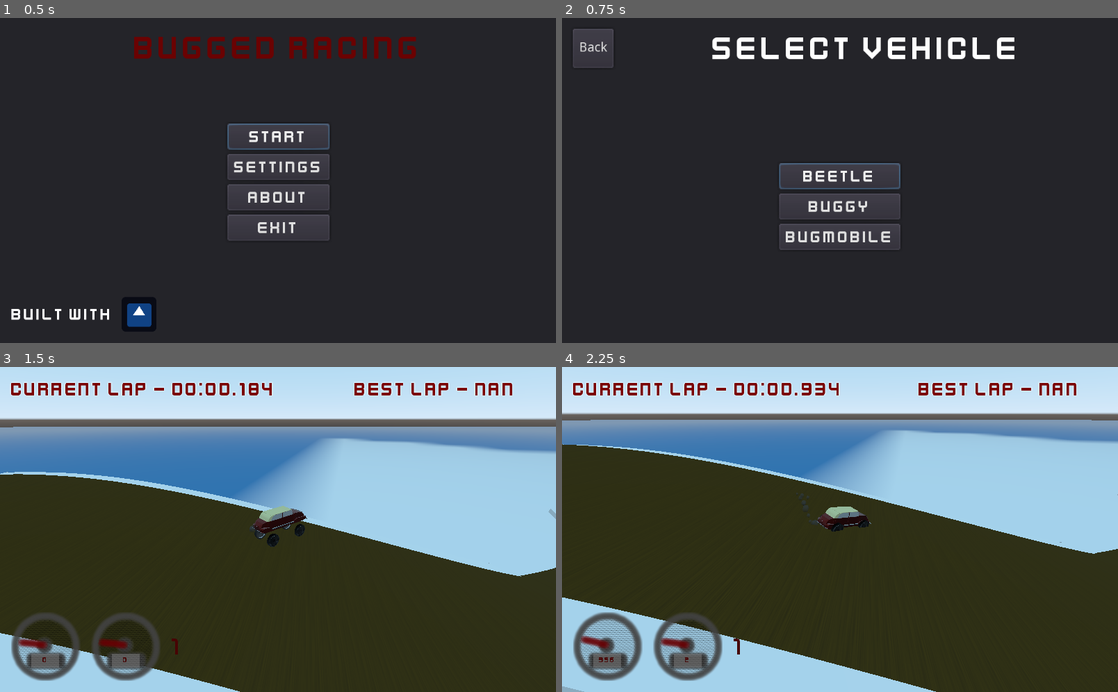
Above: before the commit, frames 1-4 (two rows, left to right).
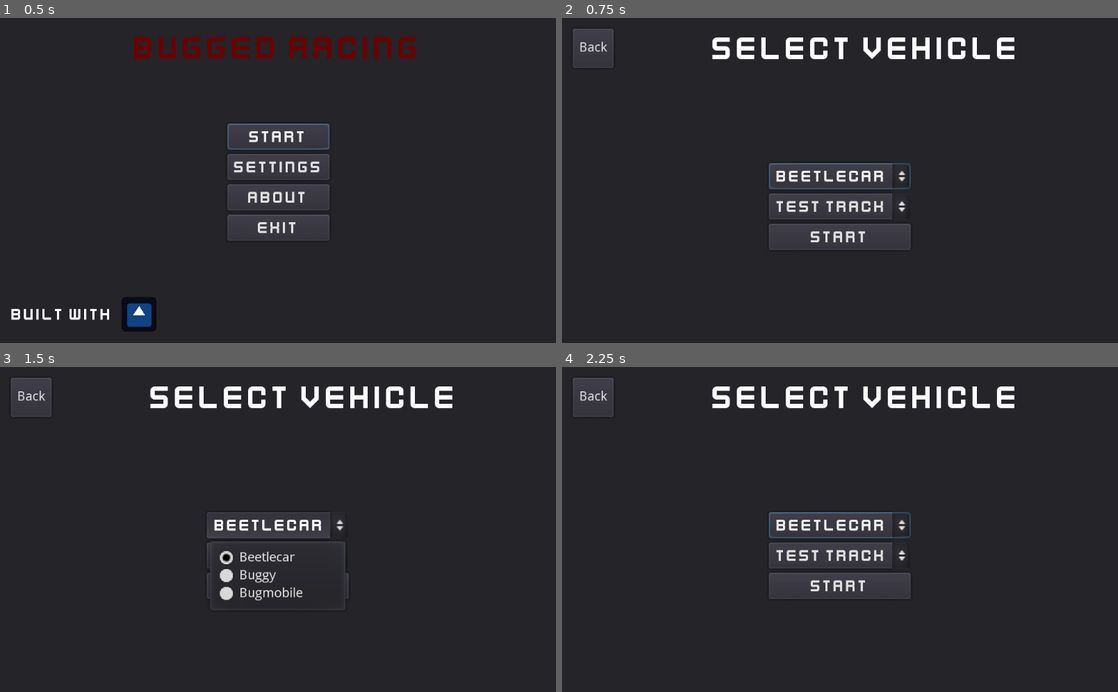
Above: after the commit, the same moments.

Repository: esensar/bugged-racing
Game: Godot game, scene res://scenes/menu/main_menu.tscn
Two runs of this game, one before a commit and one after it. Both use one fixed random seed, a clock stepped at 60 frames per second and the inputs below. The engine's default icon, where the game draws it, is replaced by a stand-in: a white triangle on a blue panel in a dark square.
Inputs (mouse positions are in pixels of both pictures, inside the frame that each line leads up to):
- Up to frame 1 (0.5 s): no input
- Up to frame 2 (0.75 s): click "Start" at 0.5 s
- Up to frame 3 (1.5 s): click (278, 526) at 1.25 s, where only the run before the commit has a clickable "Beetle"
- Up to frame 4 (2.25 s): click (840, 526) at 2 s, where only the run after the commit has a clickable "Beetlecar"

Frame 1 is identical in both runs. In frame 2, 1.7% of the frame differs, in the area x 37-63%, y 44-72%; in frame 3, 57%, in the area x 0-100%, y 0-100%; in frame 4, 55%.

Commit message:
Add vehicle and track selection menu to start menu

Diff:
--- a/scenes/menu/pause_menu.gd
+++ b/scenes/menu/pause_menu.gd
@@ -1,7 +1,5 @@
 extends PopupDialog
 
-func _ready() -> void:
-	$MarginContainer/VSplitContainer/VBoxContainer/ContinueButton.grab_focus()
 
 func _process(_delta: float) -> void:
 	if Input.is_action_just_pressed("ui_cancel"):
@@ -12,9 +10,11 @@
 			show()
 			get_tree().paused = true
 
+
 func _on_ContinueButton_pressed():
 	hide()
 	get_tree().paused = false
+
 
 func _on_ExitButton_pressed():
 	get_tree().paused = false
--- a/scenes/menu/start_menu.gd
+++ b/scenes/menu/start_menu.gd
@@ -6,26 +6,38 @@
 const test_scene = preload("res://scenes/test_level.tscn")
 const gui_scene = preload("res://player/gui.tscn")
 
+onready var vehicle_selector = $MarginContainer/VSplitContainer/CenterContainer/VBoxContainer/VehicleSelector
+onready var track_selector = $MarginContainer/VSplitContainer/CenterContainer/VBoxContainer/TrackSelector
+
+var vehicles = [beetle, buggy, bugmobile]
+var tracks = [test_scene]
+
 func _ready() -> void:
-	$MarginContainer/VSplitContainer/CenterContainer/VBoxContainer/BeetleButton.grab_focus()
+	vehicle_selector.grab_focus()
+	vehicle_selector.add_item("Beetlecar")
+	vehicle_selector.add_item("Buggy")
+	vehicle_selector.add_item("Bugmobile")
 
-func _on_BuggyButton_pressed() -> void:
-	_start_with_vehicle(buggy.instance())
+	track_selector.add_item("Test track")
 
-func _on_BeetleButton_pressed() -> void:
-	_start_with_vehicle(beetle.instance())
+func _on_StartButton_pressed() -> void:
+	print(vehicle_selector.get_selected_id())
+	print(track_selector.get_selected_id())
+	if vehicle_selector.get_selected_id() < 0:
+		return
+	if track_selector.get_selected_id() < 0:
+		return
+	var vehicle = vehicles[vehicle_selector.get_selected_id()]
+	var track = tracks[track_selector.get_selected_id()]
+	_start_track_with_vehicle(track.instance(), vehicle.instance())
 
-func _on_BugmobileButton_pressed() -> void:
-	_start_with_vehicle(bugmobile.instance())
-
-func _start_with_vehicle(vehicle: Node) -> void:
+func _start_track_with_vehicle(track: Node, vehicle: Node) -> void:
 	var gui = gui_scene.instance()
-	var scene = test_scene.instance()
 	vehicle.connect("speed_updated", gui, "update_speed")
 	vehicle.connect("rpm_updated", gui, "update_rpm")
 	vehicle.connect("gear_updated", gui, "update_gear")
-	scene.call_deferred("spawn_player", vehicle, gui)
-	get_tree().root.call_deferred("add_child", scene)
+	track.call_deferred("spawn_player", vehicle, gui)
+	get_tree().root.call_deferred("add_child", track)
 	queue_free()
 
 func _on_BackButton_pressed() -> void:
--- a/scenes/menu/start_menu.tscn
+++ b/scenes/menu/start_menu.tscn
@@ -26,6 +26,9 @@
 margin_top = 20.0
 margin_right = -20.0
 margin_bottom = -20.0
+__meta__ = {
+"_edit_use_anchors_": false
+}
 
 [node name="VSplitContainer" type="VSplitContainer" parent="MarginContainer"]
 margin_right = 984.0
@@ -38,12 +41,12 @@
 dragger_visibility = 1
 
 [node name="BackButton" type="Button" parent="MarginContainer/VSplitContainer/HSplitContainer"]
-margin_right = 42.0
+margin_right = 75.0
 margin_bottom = 72.0
 text = "Back"
 
 [node name="Title" type="Label" parent="MarginContainer/VSplitContainer/HSplitContainer"]
-margin_left = 54.0
+margin_left = 99.0
 margin_right = 984.0
 margin_bottom = 72.0
 custom_fonts/font = SubResource( 1 )
@@ -52,40 +55,43 @@
 valign = 1
 
 [node name="CenterContainer" type="CenterContainer" parent="MarginContainer/VSplitContainer"]
-margin_top = 84.0
+margin_top = 96.0
 margin_right = 984.0
 margin_bottom = 560.0
 
 [node name="VBoxContainer" type="VBoxContainer" parent="MarginContainer/VSplitContainer/CenterContainer"]
-margin_left = 386.0
-margin_top = 171.0
-margin_right = 597.0
-margin_bottom = 305.0
+margin_left = 317.0
+margin_top = 152.0
+margin_right = 666.0
+margin_bottom = 312.0
 
-[node name="BeetleButton" type="Button" parent="MarginContainer/VSplitContainer/CenterContainer/VBoxContainer"]
-margin_right = 211.0
-margin_bottom = 42.0
+[node name="VehicleSelector" type="OptionButton" parent="MarginContainer/VSplitContainer/CenterContainer/VBoxContainer"]
+margin_right = 349.0
+margin_bottom = 48.0
 custom_fonts/font = SubResource( 2 )
-text = "Beetle"
+text = "Select vehicle"
+align = 1
 
-[node name="BuggyButton" type="Button" parent="MarginContainer/VSplitContainer/CenterContainer/VBoxContainer"]
-margin_top = 46.0
-margin_right = 211.0
-margin_bottom = 88.0
+[node name="TrackSelector" type="OptionButton" parent="MarginContainer/VSplitContainer/CenterContainer/VBoxContainer"]
+margin_top = 56.0
+margin_right = 349.0
+margin_bottom = 104.0
 custom_fonts/font = SubResource( 2 )
-text = "Buggy"
+text = "Select Track"
+align = 1
+__meta__ = {
+"_edit_use_anchors_": false
+}
 
-[node name="BugmobileButton" type="Button" parent="MarginContainer/VSplitContainer/CenterContainer/VBoxContainer"]
-margin_top = 92.0
-margin_right = 211.0
-margin_bottom = 134.0
+[node name="StartButton" type="Button" parent="MarginContainer/VSplitContainer/CenterContainer/VBoxContainer"]
+margin_top = 112.0
+margin_right = 349.0
+margin_bottom = 160.0
 custom_fonts/font = SubResource( 2 )
-text = "Bugmobile"
+text = "Start"
 __meta__ = {
 "_edit_use_anchors_": false
 }
 
 [connection signal="pressed" from="MarginContainer/VSplitContainer/HSplitContainer/BackButton" to="." method="_on_BackButton_pressed"]
-[connection signal="pressed" from="MarginContainer/VSplitContainer/CenterContainer/VBoxContainer/BeetleButton" to="." method="_on_BeetleButton_pressed"]
-[connection signal="pressed" from="MarginContainer/VSplitContainer/CenterContainer/VBoxContainer/BuggyButton" to="." method="_on_BuggyButton_pressed"]
-[connection signal="pressed" from="MarginContainer/VSplitContainer/CenterContainer/VBoxContainer/BugmobileButton" to="." method="_on_BugmobileButton_pressed"]
+[connection signal="pressed" from="MarginContainer/VSplitContainer/CenterContainer/VBoxContainer/StartButton" to="." method="_on_StartButton_pressed"]
